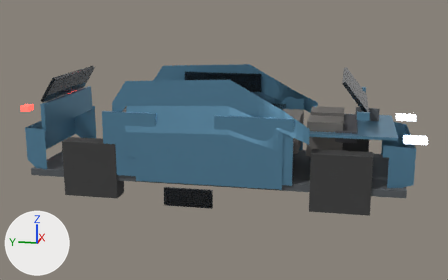
The glTF model assets/models/processed/pickup_lod.glb: old version first, new version second.
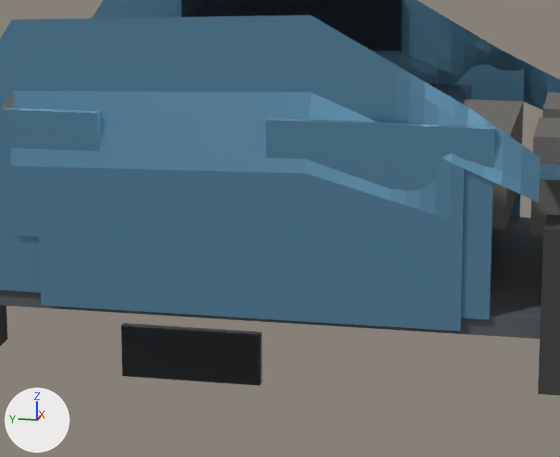
There are two pictures of each version: one whole from a 50 mm lens placed at (-9.25, -1.89, 3.03), pointed at (0.0, -0.04, 0.72), one close up on the part from 27% to 71% of the width and 27% to 83% of the height. The lights are fixed; the arrows at lower left show +X, +Y and +Z. The last two pictures show the newer version. Where no turn or scale is listed for an object, it has been applied to the vertices.

The older version as bpy lines, for what is in view:
```python
me_cab_mesh = bpy.data.meshes.new('cab_mesh')
me_cab_mesh.from_pydata(...)  # 98 vertices, 192 faces; spans x -0.87..0.87, y -1.25..1.25, z -0.38..0.38
me_cab_mesh.materials.append(mat_glass)  # greyish blue #3f4b55
me_window_fl_mesh = bpy.data.meshes.new('window_fl_mesh')
me_window_fl_mesh.from_pydata(...)  # 98 vertices, 192 faces; spans x -0.04..0.04, y -1.0..1.0, z -0.38..0.38
me_window_fl_mesh.materials.append(mat_glass)  # greyish blue #3f4b55
me_window_rl_mesh = bpy.data.meshes.new('window_rl_mesh')
me_window_rl_mesh.from_pydata(...)  # 98 vertices, 192 faces; spans x -0.06..0.06, y -1.0..1.0, z -0.6..0.6
me_window_rl_mesh.materials.append(mat_glass)  # greyish blue #3f4b55
ob_cab_mesh = bpy.data.objects.new('cab_mesh', me_cab_mesh)
ob_cab_mesh.location = (0.0, 0.341, 0.784)
ob_window_fl_mesh = bpy.data.objects.new('window_fl_mesh', me_window_fl_mesh)
ob_window_fl_mesh.parent = ob_window_fl
ob_window_fl_mesh.location = (-0.975, 1.75, -1.55)
ob_window_fl_mesh.scale = (0.4, 0.4, 0.4)
ob_window_fr_mesh = bpy.data.objects.new('window_fr_mesh', me_window_fl_mesh)
ob_window_fr_mesh.parent = ob_window_fr
ob_window_fr_mesh.location = (0.975, 1.75, -1.55)
ob_window_fr_mesh.scale = (0.4, 0.4, 0.4)
ob_window_rl_mesh = bpy.data.objects.new('window_rl_mesh', me_window_rl_mesh)
ob_window_rl_mesh.parent = ob_window_rl
ob_window_rl_mesh.location = (-0.975, -0.35, -1.55)
ob_window_rl_mesh.scale = (0.25, 0.25, 0.25)
ob_window_rr_mesh = bpy.data.objects.new('window_rr_mesh', me_window_rl_mesh)
ob_window_rr_mesh.parent = ob_window_rr
ob_window_rr_mesh.location = (0.975, -0.35, -1.55)
ob_window_rr_mesh.scale = (0.25, 0.25, 0.25)
# also in view: 'door_fr_mesh' at (-0.96, -0.65, 0.83); 'seat_r' at (-0.36, -1.61, 0.94); 'door_rr_mesh' at (-0.96, 1.15, 0.83); 'door_fl_mesh' at (0.96, -0.65, 0.83); 'window_fixed_l' at (0.85, 0.15, 1.5)
```
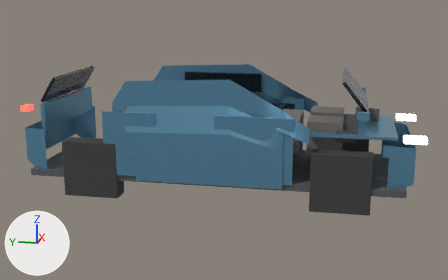
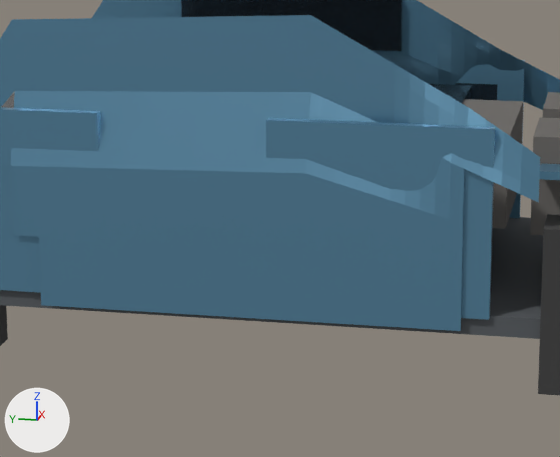
What differs and where, as boxes [x1, y1, x2, y2] in the close-ups (560 x 457 px):
'window_fl_mesh', moved: before [121, 324, 261, 386]; after [455, 83, 498, 100]
'window_fr_mesh', moved (not visible afterwards): before [123, 323, 262, 380]

The edits, one by one:
Object 'window_fl_mesh' (ob_window_fl_mesh) moves from (-0.975, 1.75, -1.55) to (-0.01, 0.55, -0.27).
Object 'window_fr_mesh' (ob_window_fr_mesh) moves from (0.975, 1.75, -1.55) to (0.01, 0.55, -0.27).
Object 'window_rl_mesh' (ob_window_rl_mesh) moves from (-0.975, -0.35, -1.55) to (-0.01, 0.4, -0.27).
Object 'window_rr_mesh' (ob_window_rr_mesh) moves from (0.975, -0.35, -1.55) to (0.01, 0.4, -0.27).
